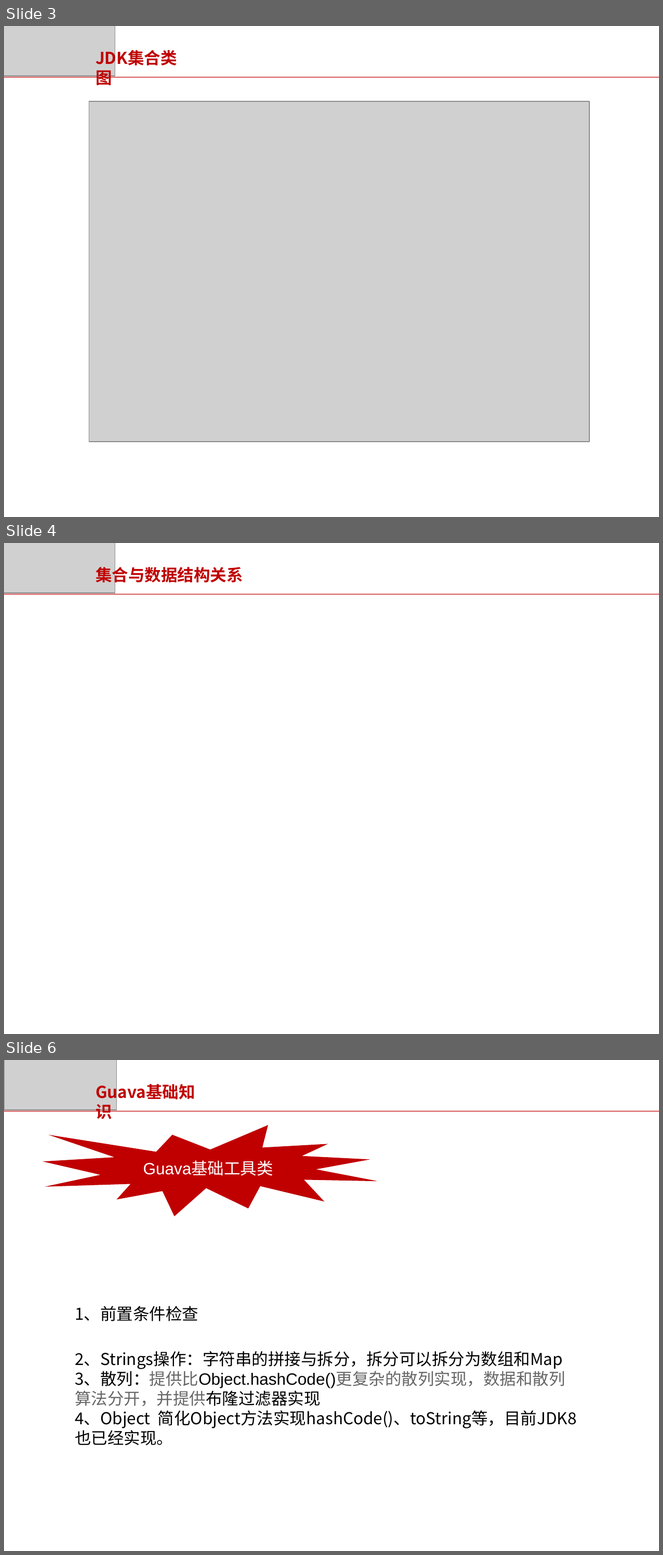
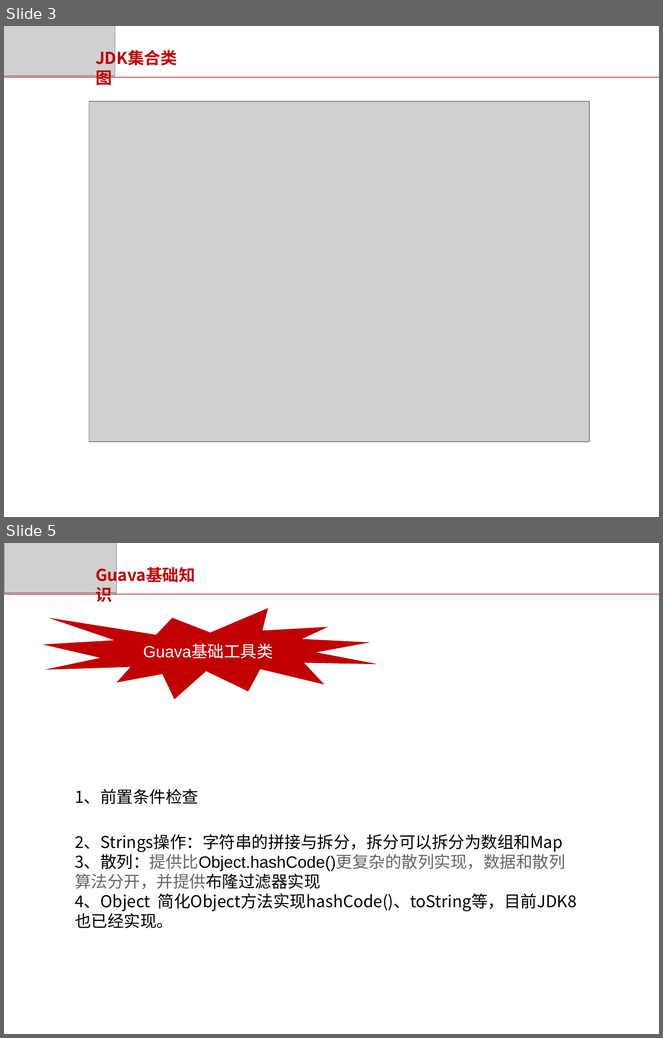
Before and after one commit to wychenlong/java, a slide deck: Java集合基础框架.pptx. Shown one above the other, each under a label of ours: slides 3, 4 and 6 before the commit, slides 3 and 5 after it; the slides between them are not shown. The pictures are 663x1555 and 663x1038 pixels, drawn with LibreOffice and Linux fonts; fonts in the diff are those of the drawing; grey boxes stand for pictures; background and template pictures are left out. Boxes give left, top, right and bottom in pixels: in the first picture for what was removed or moved away, otherwise in the second. Text is boxed around its words. In the diff, an @@ line names an element or a change of style, - is before the commit and + after.

```diff
--- a/Java集合基础框架.pptx
+++ b/Java集合基础框架.pptx
@@ slide 4 removed at [4,543,659,1034], background #FFFFFF; not listed: 1 template element that a slide beside it also shows @@
@@ picture removed at [4,543,115,593] @@
@@ text removed at [96,564,243,586] @@
-集合与数据结构关系
@@ what was slide 6 is now slide 5 @@
```
Also in this commit, not shown: 2 slides changed, 2 slides added.
